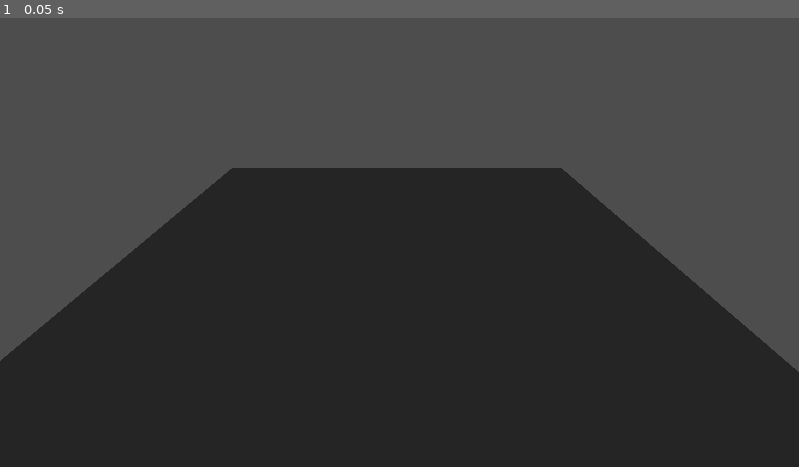
Above: before the commit, frame 1.
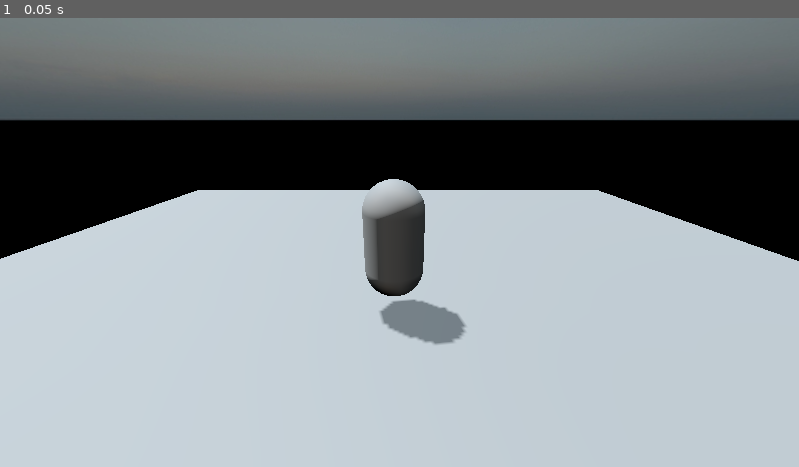
Above: after the commit, the same moment.

Repository: odiegosilva1/The-Crypt-2D
Game: Godot game, scene res://world.tscn
Two runs of this game, one before a commit and one after it. Both use one fixed random seed, a clock stepped at 60 frames per second and the inputs below. The project has no main scene, so this scene is started directly.
Inputs:
- Up to frame 1 (0.05 s): no input

The runs differ from the first frame. In frame 1, 93% of the frame differs, in the area x 0-100%, y 0-100%.

Commit message:
create: Level

Diff:
--- a/novo-projeto-de-jogo/world.tscn
+++ b/novo-projeto-de-jogo/world.tscn
@@ -1,11 +1,24 @@
-[gd_scene load_steps=4 format=3 uid="uid://cb0bfhhl31q5"]
+[gd_scene load_steps=7 format=3 uid="uid://cb0bfhhl31q5"]
+
+[ext_resource type="Texture2D" uid="uid://c17b6uvjjvapr" path="res://assets/EveningSkyHDRI031B_2K-TONEMAPPED.jpg" id="1_xkmvl"]
 
 [sub_resource type="BoxMesh" id="BoxMesh_8xyap"]
 size = Vector3(20, 1, 20)
 
 [sub_resource type="CapsuleMesh" id="CapsuleMesh_lmb5k"]
 
+[sub_resource type="PanoramaSkyMaterial" id="PanoramaSkyMaterial_t8c6s"]
+panorama = ExtResource("1_xkmvl")
+
+[sub_resource type="Sky" id="Sky_xmmsb"]
+sky_material = SubResource("PanoramaSkyMaterial_t8c6s")
+
 [sub_resource type="Environment" id="Environment_0fmq6"]
+background_mode = 2
+sky = SubResource("Sky_xmmsb")
+ssr_enabled = true
+ssao_enabled = true
+glow_normalized = true
 
 [node name="world" type="Node3D"]
 
@@ -13,11 +26,17 @@
 mesh = SubResource("BoxMesh_8xyap")
 
 [node name="Camera3D" type="Camera3D" parent="."]
-transform = Transform3D(1, 0, 0, 0, 0.807671, 0.589633, 0, -0.589633, 0.807671, 0.166526, 7.32629, 7.0859)
+transform = Transform3D(1, 0, 0, 0, 0.922552, 0.385874, 0, -0.385874, 0.922552, 0.0914647, 3.73213, 4.49155)
 
 [node name="player" type="MeshInstance3D" parent="."]
-transform = Transform3D(1, 0, 0, 0, 1, 0, 0, 0, 1, 0, 2.53266, 0)
+transform = Transform3D(1, 0, 0, 0, 1, 0, 0, 0, 1, 0, 1.89596, 0)
 mesh = SubResource("CapsuleMesh_lmb5k")
 
 [node name="WorldEnvironment" type="WorldEnvironment" parent="."]
 environment = SubResource("Environment_0fmq6")
+
+[node name="DirectionalLight3D" type="DirectionalLight3D" parent="."]
+transform = Transform3D(0.927946, -0.138641, -0.345969, 0.306157, -0.245856, 0.919686, -0.212565, -0.95934, -0.185696, -1.75937, 10.1332, 11.3401)
+shadow_enabled = true
+shadow_opacity = 0.8
+shadow_blur = 2.0
Binary file added: novo-projeto-de-jogo/assets/EveningSkyHDRI031B_2K-TONEMAPPED.jpg
Not shown, added: novo-projeto-de-jogo/assets/EveningSkyHDRI031B_2K-TONEMAPPED.jpg.import
